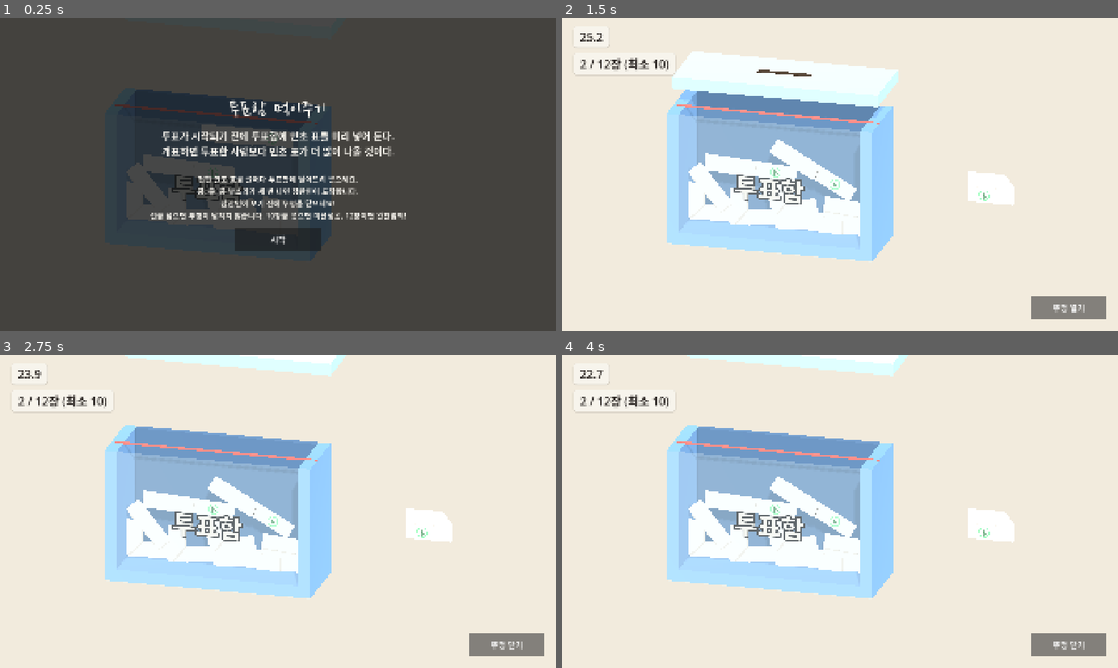
Above: before the commit, frames 1-4 (two rows, left to right).
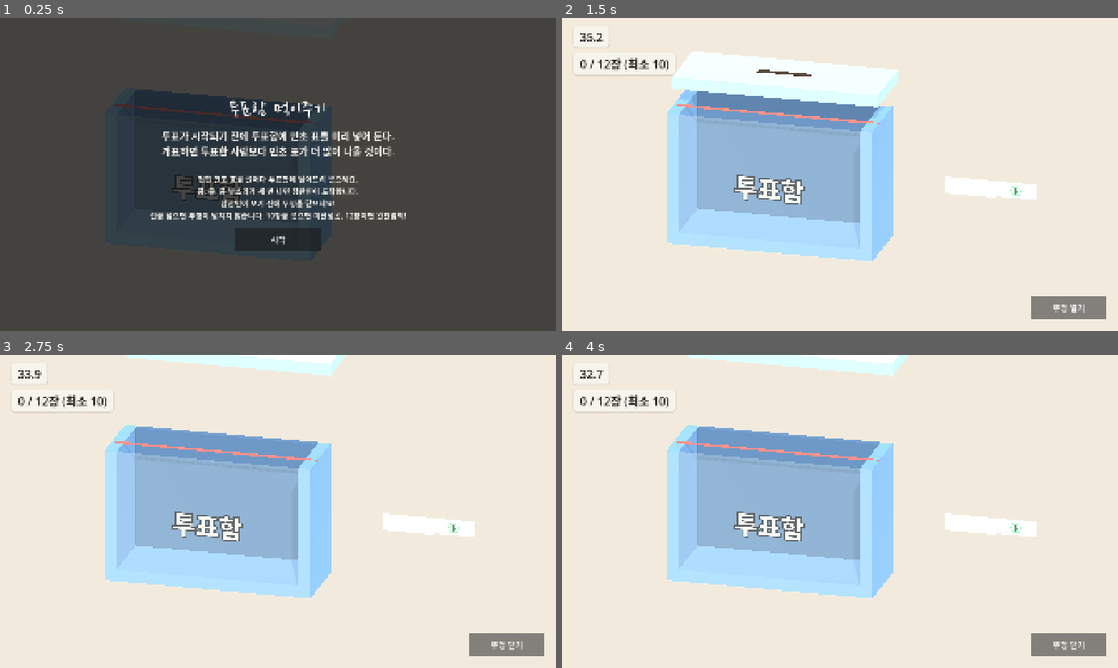
Above: after the commit, the same moments.

Repository: hahaha13791/mincho-game
Game: Godot game, scene res://minigames/ballot_box/ballot_box.tscn
Same seed, same stepped clock (60 frames per second), same inputs: the game is played once before the commit and once after it. This scene is started directly instead of the project's main scene.
Inputs:
- Up to frame 1 (0.25 s): no input
- Up to frame 2 (1.5 s): click "시작" at 0.5 s; click "뚜껑 닫기" at 1.25 s
- Up to frame 3 (2.75 s): click "뚜껑 열기" at 2 s
- Up to frame 4 (4 s): click "뚜껑 닫기" at 2.75 s; click "뚜껑 열기" at 3.5 s

The runs differ from the first frame. In frame 1, 3.0% of the frame differs, in the area x 22-54%, y 34-68%; in frame 2, 5.6%, in the area x 3-86%, y 5-70%; in frame 3, 5.6%; in frame 4, 5.6%.

Commit message:
feat(minigames/ballot_box): 빈 투표함에서 시작하고 참관인 방문을 10초 늦춤
- 바닥 표 더미와 미리 들어 있던 표 2장 제거. 더미가 있으면 최대 8장밖에 안 들어가 10장 성공이 안 됐다
- 첫 도착 8→12초, 방문 간격 8→11초(합 +10초). 10장을 처음부터 다 넣어야 해서

Co-Authored-By: Claude Opus 5.5 <noreply@anthropic.com>

Diff:
--- a/minigames/ballot_box/ballot_box.gd
+++ b/minigames/ballot_box/ballot_box.gd
@@ -29,7 +29,6 @@
 	[Rect2(-0.75, -0.5, 1.5, 1.0)],
 	[Rect2(-0.75, -0.25, 1.5, 0.5), Rect2(-0.75, -0.25, 0.5, 1.25)],
 ]
-const PILE_ROW: float = 0.45 # 바닥 더미 줄 간격
 const THUMPS: int = 3 # 도착 예고 발소리 수. 하나씩 늘어난다
 const THUMP_GAP: float = 0.8 # 발소리 간격. 마지막 쿵 → 도착 = warn_lead - (THUMPS - 1) × 이 값
 const INTRO_TEXT: String = "투표가 시작되기 전에 투표함에 민초 표를 미리 넣어 둔다. 개표하면 투표한 사람보다 민초 표가 더 많이 나올 것이다." # 튜토리얼 위 칸: 어떤 수법인지
@@ -38,12 +37,9 @@
 @export var id: StringName = &"ballot_box"
 @export var perfect_papers: int = 12 # 이 장수 이상 + 여유 있게 닫으면 완전범죄
 @export var success_papers: int = 10 # 이 장수 미만이면 적발
-@export var initial_papers: int = 2 # 시작 때 상자 안에 들어 있는 표
-@export var pile_height: float = 0.7 # 두 줄. 1.2면 12장이 면적상 거의 안 들어간다. 바닥에 깔린 표 더미 높이. 높을수록 남는 자리가 줄어 어렵다. 장수에는 안 들어간다
-@export var pile_seed: int = 7 # 더미 모양. 매판 같은 모양이라 난이도가 흔들리지 않는다
 @export var visit_count: int = 3
-@export var first_visit: float = 8.0 # 첫 도착 시각(초)
-@export var visit_gap: float = 8.0 # 방문 간격
+@export var first_visit: float = 12.0 # 첫 도착 시각(초)
+@export var visit_gap: float = 11.0 # 방문 간격. 빈 상자에서 시작해 10장을 다 넣어야 해서 처음보다 10초 늘림(첫 도착 +4, 간격 +3씩)
 @export var visit_jitter: float = 3.0 # 도착 시각에 더하는 랜덤(0~이 값)
 @export var warn_lead: float = 3.0 # 첫 발소리 → 도착
 @export var stay: float = 2.0 # 도착 후 머무는 시간. 이동안 뚜껑을 못 연다
@@ -75,10 +71,6 @@
 	_sfx = AudioStreamPlayer.new()
 	add_child(_sfx)
 	_build_visuals()
-	_build_pile()
-	for i in initial_papers: # 상자 안에 미리 들어 있는 표. 시작 전에 물리로 자리잡는다(더미 위에 떨어진다)
-		var p: BallotPaper = _make_paper(Vector3(BOX_CENTER_X + (i % 2 - 0.5) * 2.0, FLOOR_Y + pile_height + 1.2 + i * 1.6, 0.0))
-		p.set_waiting(false)
 	$HUD/CloseButton.pressed.connect(_on_close_pressed)
 	Tutorial.open(self, INTRO_TEXT, TUTORIAL_TEXT, _start)
 
@@ -244,43 +236,6 @@
 	add_child(p)
 	_papers.append(p)
 	return p
-
-
-# 바닥 표 더미: 고정된 표를 줄줄이 겹쳐 깐다. 맨 윗줄은 많이 기울여 모서리가 삐죽 튀어나오게(위에 쌓기 어렵게).
-# _papers에 넣지 않아 집을 수도, 장수에 셀 수도 없다. 조금 어두운 종이라 새로 넣은 표와 구별된다
-func _build_pile() -> void:
-	var rng: RandomNumberGenerator = RandomNumberGenerator.new()
-	rng.seed = pile_seed
-	var left: float = BOX_CENTER_X - BOX_W / 2.0
-	var right: float = BOX_CENTER_X + BOX_W / 2.0
-	var y: float = FLOOR_Y + 0.25
-	while y <= FLOOR_Y + pile_height:
-		var top_row: bool = y + PILE_ROW > FLOOR_Y + pile_height
-		var tilt: float = 0.9 if top_row else 0.4
-		if y < FLOOR_Y + PILE_ROW: # 맨 아랫줄은 바닥을 뚫지 않게 거의 눕힌다
-			tilt = 0.15
-		var x: float = left
-		while x < right:
-			var p: BallotPaper = BallotPaper.new()
-			var shape: Array = SHAPES[rng.randi() % SHAPES.size()]
-			p.setup(shape, PALETTE.paper.darkened(0.12), PALETTE.mincho, false)
-			p.freeze = true
-			p.rotation.z = rng.randf_range(-tilt, tilt)
-			var half: float = _half_width(shape, p.rotation.z)
-			p.position = Vector3(clampf(x + half, left + half, right - half), y + rng.randf_range(-0.1, 0.1), 0.0)
-			add_child(p)
-			# 아랫줄은 빈틈 없이 맞대고, 윗줄은 띄엄띄엄(장수를 줄이면서 울퉁불퉁하게)
-			x += half * 2.0 * (rng.randf_range(1.1, 1.5) if top_row else rng.randf_range(0.85, 1.0))
-		y += PILE_ROW
-
-
-# shape를 angle만큼 돌렸을 때 중심에서 좌우 끝까지 거리(벽 밖으로 삐져나가지 않게)
-func _half_width(shape: Array, angle: float) -> float:
-	var half: float = 0.0
-	for r: Rect2 in shape:
-		for c: Vector2 in [r.position, r.end, Vector2(r.position.x, r.end.y), Vector2(r.end.x, r.position.y)]:
-			half = maxf(half, absf(c.rotated(angle).x))
-	return half
 
 
 func _spawn_tray_paper() -> void:
--- a/minigames/ballot_box/ballot_paper.gd
+++ b/minigames/ballot_box/ballot_paper.gd
@@ -19,8 +19,7 @@
 var _shade: StandardMaterial3D # 겹친 단 그림자·접힌 선
 
 
-## stamped = false면 기표 없이(뒤집힌 면). 여러 장 겹친 더미에서 기표가 어지럽게 겹치지 않게
-func setup(shape: Array, paper: Color, ink: Color, stamped: bool = true) -> void:
+func setup(shape: Array, paper: Color, ink: Color) -> void:
 	rects = shape
 	axis_lock_linear_z = true
 	axis_lock_angular_x = true
@@ -46,8 +45,6 @@
 		stamp_at = _build_strip(rects[0])
 	else:
 		stamp_at = _build_square(rects[0])
-	if not stamped:
-		return
 	var stamp: Node3D = STAMP_MARK.instantiate()
 	stamp.ink = ink
 	stamp.scale = Vector3.ONE * STAMP_SCALE
Not shown, changed: docs/todo/progress.md
Not shown, changed: docs/기획서.md
